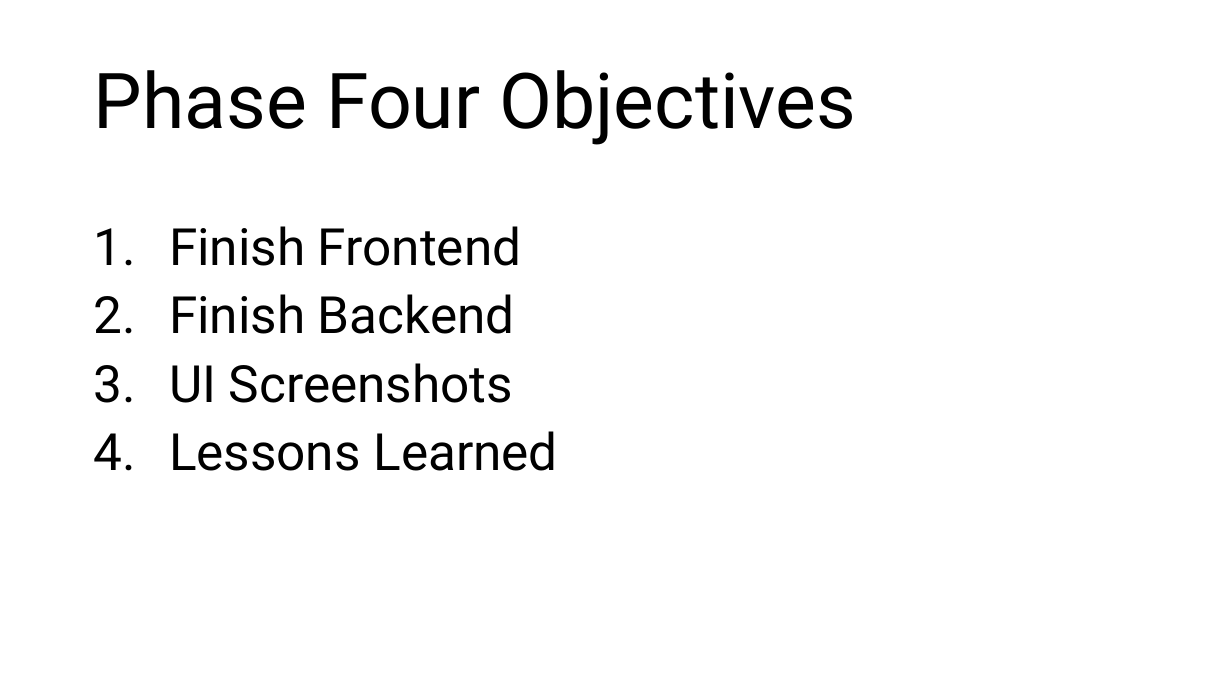
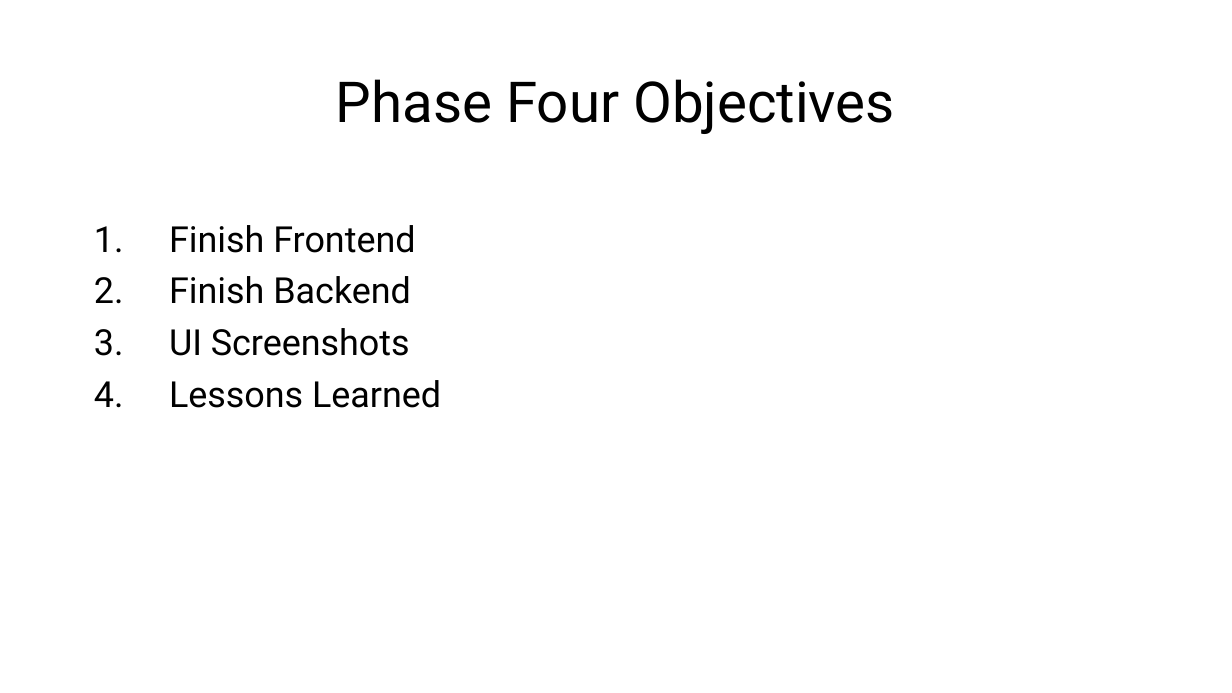
Before and after one commit to Jormungandr72/Cross-Website-Price-Checker, a slide deck: slide 2 of docs/phase_four_docs/Phase_Four_Presentation.pptx. Drawn at 1232x693 pixels with LibreOffice and Linux fonts; fonts in the diff are those of the drawing. Boxes give left, top, right and bottom in pixels: in the first picture for what was removed or moved away, otherwise in the second. Text is boxed around its words. In the diff, an @@ line names an element or a change of style, - is before the commit and + after.

```diff
--- a/docs/phase_four_docs/Phase_Four_Presentation.pptx
+++ b/docs/phase_four_docs/Phase_Four_Presentation.pptx
@@ title "Phase Four Objectives" at [336,79,895,134]: size 60 to 44 pt; alignment left to centre @@
@@ text "Finish Frontend" at [169,225,441,408]: size 40 to 28 pt @@
```
Also in this commit, not shown: 1 other slide changed, 2 slides added.
